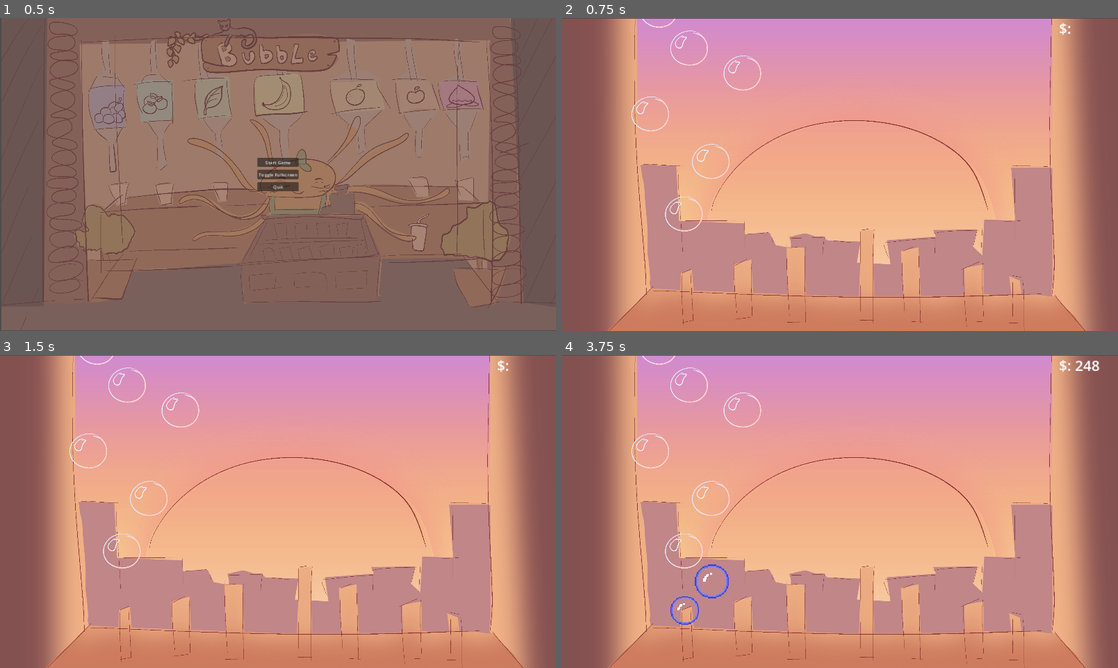
Above: before the commit, frames 1-4 (two rows, left to right).
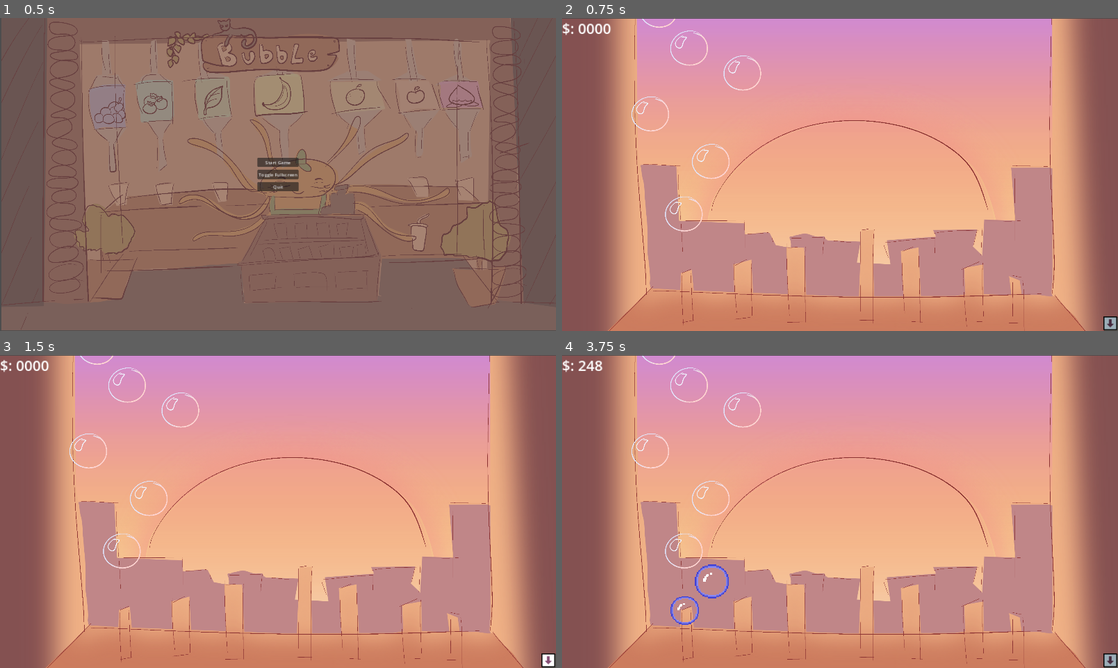
Above: after the commit, the same moments.

Repository: Spedinja/GGJ25
Game: Godot game, scene res://scenes/main_menu.tscn
Same seed, same stepped clock (60 frames per second), same inputs: the game is played once before the commit and once after it.
Inputs (mouse positions are in pixels of both pictures, inside the frame that each line leads up to):
- Up to frame 1 (0.5 s): no input
- Up to frame 2 (0.75 s): click "Start Game" at 0.5 s
- Up to frame 3 (1.5 s): click (550, 661) at 1.27 s
- Up to frame 4 (3.75 s): click (1112, 661) at 2.02 s; click (1112, 661) at 2.77 s; move the mouse to (695, 558) at 3.52 s; click (695, 558) at 3.67 s

Frame 1 is identical in both runs. In frame 2, 0.3% of the frame differs, in the area x 0-100%, y 1-100%; in frame 3, 0.3%; in frame 4, 0.4%.
Error after the commit: Attempt to call function 'hide' in base 'null instance' on a null instance. (res://scripts/camera_movement.gd:7)

Commit message:
added buttons for shop screen, added scroll button into scene & added events

Diff:
--- a/scenes/player_area.tscn
+++ b/scenes/player_area.tscn
@@ -1,26 +1,30 @@
-[gd_scene load_steps=7 format=3 uid="uid://cb6ad1kyqcpmi"]
+[gd_scene load_steps=27 format=3 uid="uid://cb6ad1kyqcpmi"]
 
 [ext_resource type="Script" path="res://scripts/bubble_area.gd" id="1_hc30i"]
 [ext_resource type="Texture2D" uid="uid://cqwcyugi3kq57" path="res://sprites/bg.png" id="1_qpbnt"]
 [ext_resource type="Script" path="res://scripts/bubble_spawner.gd" id="2_7d4fa"]
 [ext_resource type="Texture2D" uid="uid://n17h4nsnkp1o" path="res://sprites/shop.png" id="2_mbd35"]
-
-[sub_resource type="GDScript" id="GDScript_bdf3d"]
-script/source = "extends Node
-
-
-# Called when the node enters the scene tree for the first time.
-func _ready() -> void:
-	pass # Replace with function body.
-
-
-# Called every frame. 'delta' is the elapsed time since the previous frame.
-func _process(delta: float) -> void:
-	pass
-
-func on_bubble_popped():
-	pass
-"
+[ext_resource type="Texture2D" uid="uid://bob58ibtrfvo" path="res://sprites/tmp_btn_pressed.png" id="5_0jclp"]
+[ext_resource type="Texture2D" uid="uid://fvuy8fywb6rw" path="res://sprites/tmp_btn_normal.png" id="5_x6kud"]
+[ext_resource type="Texture2D" uid="uid://c4crdoexrkg6w" path="res://sprites/tmp_btn_hover.png" id="6_m3mqp"]
+[ext_resource type="Texture2D" uid="uid://8pdukleqo72x" path="res://sprites/MachineIcons/Icon_Machine_ 1a.png" id="8_ts1rx"]
+[ext_resource type="Texture2D" uid="uid://csopy0743rb2s" path="res://sprites/MachineIcons/Icon_Machine_ 2a.png" id="9_l13h3"]
+[ext_resource type="Texture2D" uid="uid://nc6ev7fsfhw6" path="res://sprites/MachineIcons/Icon_Machine_ 3a.png" id="10_gb3aa"]
+[ext_resource type="Texture2D" uid="uid://c3jshdj8m2qvw" path="res://sprites/MachineIcons/Icon_Machine_ 1b.png" id="11_btw05"]
+[ext_resource type="Texture2D" uid="uid://dr67o13odj2sb" path="res://sprites/MachineIcons/Icon_Machine_ 4a.png" id="11_gu1w1"]
+[ext_resource type="Texture2D" uid="uid://dioeje56ptxt8" path="res://sprites/MachineIcons/Icon_Machine_ 5a.png" id="12_d7ijb"]
+[ext_resource type="Texture2D" uid="uid://dbmlm0t3eb26l" path="res://sprites/MachineIcons/Icon_Machine_ 6a.png" id="13_ce2n2"]
+[ext_resource type="Texture2D" uid="uid://diusxp3a0volv" path="res://sprites/MachineIcons/Icon_Machine_ 2b.png" id="13_mpu0g"]
+[ext_resource type="Texture2D" uid="uid://cl0u1mykw5oe3" path="res://sprites/MachineIcons/Icon_Machine_ 7a.png" id="14_25fue"]
+[ext_resource type="Texture2D" uid="uid://bxkxark5fc14w" path="res://sprites/MachineIcons/Icon_Machine_ 3b.png" id="15_3ls3x"]
+[ext_resource type="Texture2D" uid="uid://cogm7ey4bthub" path="res://sprites/tmp_btn_up_normal.png" id="15_800g8"]
+[ext_resource type="Texture2D" uid="uid://dptknvabur4l4" path="res://sprites/tmp_btn_up_pressed.png" id="16_0u06a"]
+[ext_resource type="Texture2D" uid="uid://c04kh6m5jhi3y" path="res://sprites/tmp_btn_up_hover.png" id="17_gp4mk"]
+[ext_resource type="Texture2D" uid="uid://de3ikg3n78w8b" path="res://sprites/MachineIcons/Icon_Machine_ 4b.png" id="17_ksanp"]
+[ext_resource type="Script" path="res://scripts/camera_movement.gd" id="18_gmjm1"]
+[ext_resource type="Texture2D" uid="uid://bh23nbpugpgvj" path="res://sprites/MachineIcons/Icon_Machine_ 5b.png" id="19_3rg8w"]
+[ext_resource type="Texture2D" uid="uid://drkxmfjyi4vso" path="res://sprites/MachineIcons/Icon_Machine_ 6b.png" id="21_1lw61"]
+[ext_resource type="Texture2D" uid="uid://dbl4f62p8tqj7" path="res://sprites/MachineIcons/Icon_Machine_ 7b.png" id="23_gaul0"]
 
 [sub_resource type="RectangleShape2D" id="RectangleShape2D_nf55l"]
 size = Vector2(22.4824, 20)
@@ -33,7 +37,6 @@
 [node name="SpawnArea" type="Area2D" parent="BubbleArea"]
 
 [node name="Bubbles" type="Node" parent="BubbleArea/SpawnArea"]
-script = SubResource("GDScript_bdf3d")
 
 [node name="BubbleSpawn" type="Node" parent="BubbleArea/SpawnArea"]
 
@@ -65,10 +68,6 @@
 position = Vector2(1420, 874)
 script = ExtResource("2_7d4fa")
 
-[node name="BubbleSpawn_8" type="Node2D" parent="BubbleArea/SpawnArea/BubbleSpawn"]
-position = Vector2(1568, 922)
-script = ExtResource("2_7d4fa")
-
 [node name="CollisionShape2D" type="CollisionShape2D" parent="BubbleArea/SpawnArea"]
 position = Vector2(963.9, 545)
 scale = Vector2(85.32, 53.84)
@@ -82,21 +81,115 @@
 
 [node name="CurrentMoney_US" type="Label" parent="BubbleArea/BubbleArea_HUD"]
 custom_minimum_size = Vector2(200, 0)
-anchors_preset = 1
+offset_right = 200.0
+offset_bottom = 69.0
+theme_override_font_sizes/font_size = 50
+text = "$: 0000"
+
+[node name="btnGoDown" type="TextureButton" parent="BubbleArea/BubbleArea_HUD"]
+custom_minimum_size = Vector2(50, 50)
+anchors_preset = 3
 anchor_left = 1.0
+anchor_top = 1.0
 anchor_right = 1.0
-offset_left = -104.0
-offset_right = -4.0
-offset_bottom = 69.0
+anchor_bottom = 1.0
+offset_left = -40.0
+offset_top = -40.0
 grow_horizontal = 0
-theme_override_font_sizes/font_size = 50
-text = "$: "
+grow_vertical = 0
+texture_normal = ExtResource("5_x6kud")
+texture_pressed = ExtResource("5_0jclp")
+texture_hover = ExtResource("6_m3mqp")
+stretch_mode = 0
 
 [node name="ShopArea" type="Node2D" parent="."]
 
 [node name="Sprite2D" type="Sprite2D" parent="ShopArea"]
-position = Vector2(967, 1633)
+position = Vector2(962, 1633)
 texture = ExtResource("2_mbd35")
+
+[node name="ShopArea_UI" type="Control" parent="ShopArea"]
+layout_mode = 3
+anchors_preset = 0
+offset_left = -5.0
+offset_top = 1090.0
+offset_right = 1923.0
+offset_bottom = 2166.0
+
+[node name="CurrentMoney_LS" type="Label" parent="ShopArea/ShopArea_UI"]
+custom_minimum_size = Vector2(200, 0)
+layout_mode = 1
+offset_right = 200.0
+offset_bottom = 69.0
+theme_override_font_sizes/font_size = 50
+text = "$: 0000"
+
+[node name="btnGoUp" type="TextureButton" parent="ShopArea/ShopArea_UI"]
+custom_minimum_size = Vector2(50, 50)
+layout_mode = 1
+anchors_preset = 1
+anchor_left = 1.0
+anchor_right = 1.0
+offset_left = -40.0
+offset_bottom = 40.0
+grow_horizontal = 0
+texture_normal = ExtResource("15_800g8")
+texture_pressed = ExtResource("16_0u06a")
+texture_hover = ExtResource("17_gp4mk")
+stretch_mode = 0
+
+[node name="ShopContainer" type="HBoxContainer" parent="ShopArea/ShopArea_UI"]
+layout_mode = 1
+anchors_preset = -1
+anchor_left = 0.157676
+anchor_top = 0.185874
+anchor_right = 9.6888
+anchor_bottom = 2.05204
+offset_right = 40.0
+offset_bottom = 40.0
+scale = Vector2(0.075, 0.075)
+theme_override_constants/separation = 680
+metadata/_edit_use_anchors_ = true
+
+[node name="btnUpgrade1" type="TextureButton" parent="ShopArea/ShopArea_UI/ShopContainer"]
+layout_mode = 2
+texture_normal = ExtResource("11_btw05")
+texture_disabled = ExtResource("8_ts1rx")
+stretch_mode = 0
+
+[node name="btnUpgrade2" type="TextureButton" parent="ShopArea/ShopArea_UI/ShopContainer"]
+layout_mode = 2
+texture_normal = ExtResource("13_mpu0g")
+texture_disabled = ExtResource("9_l13h3")
+
+[node name="btnUpgrade3" type="TextureButton" parent="ShopArea/ShopArea_UI/ShopContainer"]
+layout_mode = 2
+texture_normal = ExtResource("15_3ls3x")
+texture_disabled = ExtResource("10_gb3aa")
+
+[node name="btnUpgrade4" type="TextureButton" parent="ShopArea/ShopArea_UI/ShopContainer"]
+layout_mode = 2
+texture_normal = ExtResource("17_ksanp")
+texture_disabled = ExtResource("11_gu1w1")
+
+[node name="btnUpgrade5" type="TextureButton" parent="ShopArea/ShopArea_UI/ShopContainer"]
+layout_mode = 2
+texture_normal = ExtResource("19_3rg8w")
+texture_disabled = ExtResource("12_d7ijb")
+
+[node name="btnUpgrade6" type="TextureButton" parent="ShopArea/ShopArea_UI/ShopContainer"]
+layout_mode = 2
+texture_normal = ExtResource("21_1lw61")
+texture_disabled = ExtResource("13_ce2n2")
+
+[node name="btnUpgrade7" type="TextureButton" parent="ShopArea/ShopArea_UI/ShopContainer"]
+layout_mode = 2
+texture_normal = ExtResource("23_gaul0")
+texture_disabled = ExtResource("14_25fue")
 
 [node name="Camera2D" type="Camera2D" parent="."]
 position = Vector2(962, 544)
+script = ExtResource("18_gmjm1")
+
+[connection signal="pressed" from="BubbleArea/BubbleArea_HUD/btnGoDown" to="Camera2D" method="_on_to_shop_pressed"]
+[connection signal="pressed" from="ShopArea/ShopArea_UI/btnGoUp" to="Camera2D" method="_on_to_bubbles_pressed"]
--- a/scripts/bubble_area.gd
+++ b/scripts/bubble_area.gd
@@ -33,10 +33,8 @@
 
 func _add_score(points):
 	score += points
-	# Update the score UI here if necessary
-	print("Score: ", score)
 	$BubbleArea_HUD/CurrentMoney_US.text = str("$: ", score)
+	$"../ShopArea/ShopArea_UI/CurrentMoney_LS".text = str("$: ", score)
 
 func on_bubble_popped(arg1):
 	_add_score(arg1)
-	print("pop")
--- /dev/null
+++ b/scripts/shopUpgrades.gd
@@ -0,0 +1,16 @@
+extends Node
+
+var upgradeLvl
+var bubbleScale
+var bubbleValue
+var bubbleSpeed
+
+
+# Called when the node enters the scene tree for the first time.
+func _ready() -> void:
+	pass # Replace with function body.
+
+
+# Called every frame. 'delta' is the elapsed time since the previous frame.
+func _process(delta: float) -> void:
+	pass
